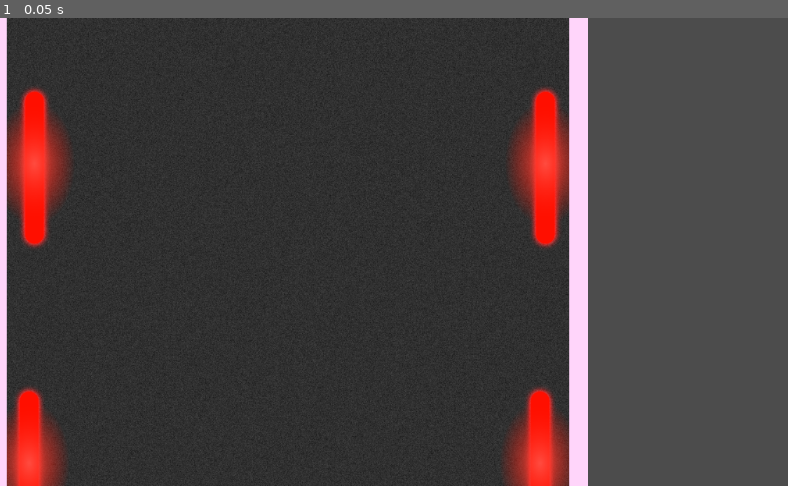
Above: before the commit, frame 1.
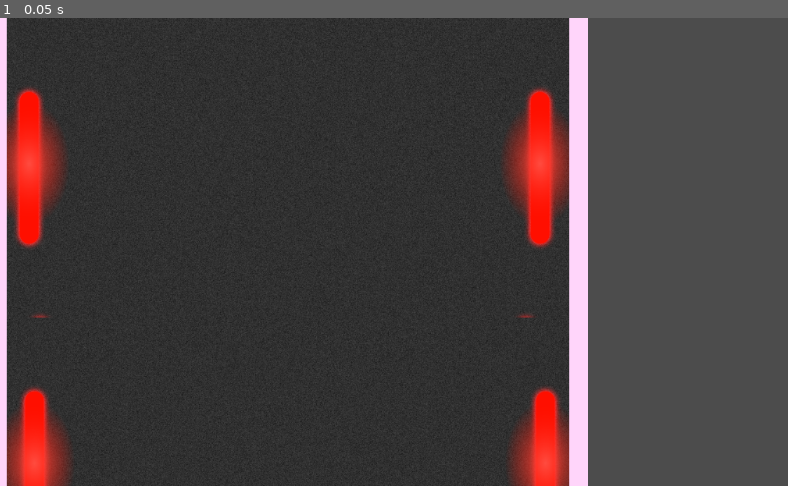
Above: after the commit, the same moment.

Repository: WeeIsFijn/LudumDare41
Game: Godot game, scene res://scenes/tracks/track02.tscn
Two runs of this game, one before a commit and one after it. Both use one fixed random seed, a clock stepped at 60 frames per second and the inputs below. This scene is started directly instead of the project's main scene.
Inputs:
- Up to frame 1 (0.05 s): no input

The runs differ from the first frame. In frame 1, 4.0% of the frame differs, in the area x 0-73%, y 2-100%.

Commit message:
Implement new tracks!

Diff:
--- a/src/PlayerCar.gd
+++ b/src/PlayerCar.gd
@@ -101,7 +101,9 @@
 	rotate(rotation_velocity * delta)
 
 	var safe = false
-	for overlapper in area.get_overlapping_areas():
+	print("overlapping")
+	print(str(area.get_overlapping_bodies()))
+	for overlapper in area.get_overlapping_bodies():
 		if overlapper.is_in_group("rode"):
 			safe = true
 	if not safe:
--- a/src/Roadtiles.tscn
+++ b/src/Roadtiles.tscn
@@ -6,6 +6,11 @@
 [ext_resource path="res://Road/RoadCornerBottomLeft.png" type="Texture" id=4]
 [ext_resource path="res://Road/RoadCornerBottomRight.png" type="Texture" id=5]
 [ext_resource path="res://Road/RoadCornerTopRight.png" type="Texture" id=6]
+
+[sub_resource type="RectangleShape2D" id=6]
+
+custom_solver_bias = 0.0
+extents = Vector2( 512, 512 )
 
 [node name="TileSetRoot" type="Node2D"]
 
@@ -17,17 +22,71 @@
 texture = ExtResource( 1 )
 _sections_unfolded = [ "Transform" ]
 
+[node name="StaticBody2D" type="StaticBody2D" parent="Asphalt_vertical2" index="0" groups=[
+"rode",
+]]
+
+input_pickable = false
+collision_layer = 1
+collision_mask = 1
+constant_linear_velocity = Vector2( 0, 0 )
+constant_angular_velocity = 0.0
+friction = 1.0
+bounce = 0.0
+
+[node name="CollisionShape2D" type="CollisionShape2D" parent="Asphalt_vertical2/StaticBody2D" index="0" groups=[
+"rode",
+]]
+
+shape = SubResource( 6 )
+
 [node name="Asphalt_horizontal2" type="Sprite" parent="." index="1"]
 
-position = Vector2( 128, 64 )
+position = Vector2( 64, 64 )
 texture = ExtResource( 2 )
 _sections_unfolded = [ "Offset", "Region", "Transform" ]
 
+[node name="StaticBody2D2" type="StaticBody2D" parent="Asphalt_horizontal2" index="0" groups=[
+"rode",
+]]
+
+input_pickable = false
+collision_layer = 1
+collision_mask = 1
+constant_linear_velocity = Vector2( 0, 0 )
+constant_angular_velocity = 0.0
+friction = 1.0
+bounce = 0.0
+
+[node name="CollisionShape2D" type="CollisionShape2D" parent="Asphalt_horizontal2/StaticBody2D2" index="0" groups=[
+"rode",
+]]
+
+shape = SubResource( 6 )
+
 [node name="Asphalt_corner_topleft" type="Sprite" parent="." index="2"]
 
-position = Vector2( -1216, 1408 )
+position = Vector2( -1216, 1344 )
 texture = ExtResource( 3 )
 _sections_unfolded = [ "Transform" ]
+
+[node name="StaticBody2D3" type="StaticBody2D" parent="Asphalt_corner_topleft" index="0" groups=[
+"rode",
+]]
+
+input_pickable = false
+collision_layer = 1
+collision_mask = 1
+constant_linear_velocity = Vector2( 0, 0 )
+constant_angular_velocity = 0.0
+friction = 1.0
+bounce = 0.0
+
+[node name="CollisionShape2D" type="CollisionShape2D" parent="Asphalt_corner_topleft/StaticBody2D3" index="0" groups=[
+"rode",
+]]
+
+shape = SubResource( 6 )
 
 [node name="Asphalt_corner_bottomleft" type="Sprite" parent="." index="3"]
 
@@ -35,12 +94,66 @@
 texture = ExtResource( 4 )
 _sections_unfolded = [ "Transform" ]
 
+[node name="StaticBody2D4" type="StaticBody2D" parent="Asphalt_corner_bottomleft" index="0" groups=[
+"rode",
+]]
+
+input_pickable = false
+collision_layer = 1
+collision_mask = 1
+constant_linear_velocity = Vector2( 0, 0 )
+constant_angular_velocity = 0.0
+friction = 1.0
+bounce = 0.0
+
+[node name="CollisionShape2D" type="CollisionShape2D" parent="Asphalt_corner_bottomleft/StaticBody2D4" index="0" groups=[
+"rode",
+]]
+
+shape = SubResource( 6 )
+
 [node name="Asphalt_corner_bottomright" type="Sprite" parent="." index="4"]
 
 position = Vector2( 64, 2624 )
 texture = ExtResource( 5 )
 
+[node name="StaticBody2D5" type="StaticBody2D" parent="Asphalt_corner_bottomright" index="0" groups=[
+"rode",
+]]
+
+input_pickable = false
+collision_layer = 1
+collision_mask = 1
+constant_linear_velocity = Vector2( 0, 0 )
+constant_angular_velocity = 0.0
+friction = 1.0
+bounce = 0.0
+
+[node name="CollisionShape2D" type="CollisionShape2D" parent="Asphalt_corner_bottomright/StaticBody2D5" index="0" groups=[
+"rode",
+]]
+
+shape = SubResource( 6 )
+
 [node name="Asphalt_corner_topright" type="Sprite" parent="." index="5"]
 
-position = Vector2( 64, 1408 )
+position = Vector2( 64, 1344 )
 texture = ExtResource( 6 )
+
+[node name="StaticBody2D6" type="StaticBody2D" parent="Asphalt_corner_topright" index="0" groups=[
+"rode",
+]]
+
+input_pickable = false
+collision_layer = 1
+collision_mask = 1
+constant_linear_velocity = Vector2( 0, 0 )
+constant_angular_velocity = 0.0
+friction = 1.0
+bounce = 0.0
+
+[node name="CollisionShape2D" type="CollisionShape2D" parent="Asphalt_corner_topright/StaticBody2D6" index="0" groups=[
+"rode",
+]]
+
+shape = SubResource( 6 )
--- a/src/TileSet.tres
+++ b/src/TileSet.tres
@@ -7,30 +7,10 @@
 [ext_resource path="res://Road/RoadStraightVertical.png" type="Texture" id=5]
 [ext_resource path="res://Road/RoadStraightHorizontal.png" type="Texture" id=6]
 
-[sub_resource type="ConvexPolygonShape2D" id=1]
+[sub_resource type="RectangleShape2D" id=6]
 
 custom_solver_bias = 0.0
-points = PoolVector2Array( 0, 380, 20, 310, 70, 270, 130, 260, 130, 380 )
-
-[sub_resource type="ConvexPolygonShape2D" id=2]
-
-custom_solver_bias = 0.0
-points = PoolVector2Array( 0, 380, 20, 310, 70, 270, 130, 260, 130, 380 )
-
-[sub_resource type="ConvexPolygonShape2D" id=3]
-
-custom_solver_bias = 0.0
-points = PoolVector2Array( 0, 380, 20, 310, 70, 270, 130, 260, 130, 380 )
-
-[sub_resource type="ConvexPolygonShape2D" id=4]
-
-custom_solver_bias = 0.0
-points = PoolVector2Array( 0, 380, 20, 310, 70, 270, 130, 260, 130, 380 )
-
-[sub_resource type="RectangleShape2D" id=5]
-
-custom_solver_bias = 0.0
-extents = Vector2( 60, 64 )
+extents = Vector2( 512, 512 )
 
 [resource]
 
@@ -61,8 +41,8 @@
 2/shapes = [ {
 "autotile_coord": Vector2( 0, 0 ),
 "one_way": false,
-"shape": SubResource( 1 ),
-"shape_transform": Transform2D( 1, 0, 0, 1, -2, -255 )
+"shape": SubResource( 6 ),
+"shape_transform": Transform2D( 1, 0, 0, 1, 512, 512 )
 } ]
 3/name = "Asphalt_corner_bottomleft"
 3/texture = ExtResource( 2 )
@@ -75,8 +55,8 @@
 3/shapes = [ {
 "autotile_coord": Vector2( 0, 0 ),
 "one_way": false,
-"shape": SubResource( 2 ),
-"shape_transform": Transform2D( 9.65599e-07, -1, 1, 9.65599e-07, -254.244, 131.482 )
+"shape": SubResource( 6 ),
+"shape_transform": Transform2D( 1, 0, 0, 1, 512, 512 )
 } ]
 4/name = "Asphalt_corner_bottomright"
 4/texture = ExtResource( 3 )
@@ -89,8 +69,8 @@
 4/shapes = [ {
 "autotile_coord": Vector2( 0, 0 ),
 "one_way": false,
-"shape": SubResource( 3 ),
-"shape_transform": Transform2D( -1, 2.53518e-06, -2.53518e-06, -1, 450.248, 956.678 )
+"shape": SubResource( 6 ),
+"shape_transform": Transform2D( 1, 0, 0, 1, 512, 512 )
 } ]
 5/name = "Asphalt_corner_topright"
 5/texture = ExtResource( 4 )
@@ -103,8 +83,8 @@
 5/shapes = [ {
 "autotile_coord": Vector2( 0, 0 ),
 "one_way": false,
-"shape": SubResource( 4 ),
-"shape_transform": Transform2D( -3.61999e-06, 1, -1, -3.61999e-06, 702.704, 316.723 )
+"shape": SubResource( 6 ),
+"shape_transform": Transform2D( 1, 0, 0, 1, 512, 512 )
 } ]
 6/name = "Asphalt_vertical2"
 6/texture = ExtResource( 5 )
@@ -117,8 +97,8 @@
 6/shapes = [ {
 "autotile_coord": Vector2( 0, 0 ),
 "one_way": false,
-"shape": SubResource( 5 ),
-"shape_transform": Transform2D( 1, 0, 0, 1, 128, 128 )
+"shape": SubResource( 6 ),
+"shape_transform": Transform2D( 1, 0, 0, 1, 512, 512 )
 } ]
 7/name = "Asphalt_horizontal2"
 7/texture = ExtResource( 6 )
@@ -131,6 +111,6 @@
 7/shapes = [ {
 "autotile_coord": Vector2( 0, 0 ),
 "one_way": false,
-"shape": SubResource( 5 ),
-"shape_transform": Transform2D( -3.61999e-06, 1, -1, -3.61999e-06, 384, 129 )
+"shape": SubResource( 6 ),
+"shape_transform": Transform2D( 1, 0, 0, 1, 512, 512 )
 } ]
--- a/src/scenes/tracks/track01.tscn
+++ b/src/scenes/tracks/track01.tscn
@@ -2,7 +2,7 @@
 
 [ext_resource path="res://TileSet.tres" type="TileSet" id=1]
 
-[node name="Track" type="Node2D"]
+[node name="Track" type="Node2D" index="0"]
 
 [node name="Spawn" type="Node2D" parent="." index="0"]
 
@@ -15,14 +15,16 @@
 
 [node name="Checkpoint" type="Node2D" parent="." index="2"]
 
-position = Vector2( 3458.77, 2692.79 )
+position = Vector2( 1911.07, 5716.44 )
 
-[node name="TileMap" type="TileMap" parent="." index="3"]
+[node name="TileMap" type="TileMap" parent="." index="3" groups=[
+"rode",
+]]
 
 scale = Vector2( 0.75, 0.75 )
 mode = 0
 tile_set = ExtResource( 1 )
-cell_size = Vector2( 512, 512 )
+cell_size = Vector2( 1024, 1024 )
 cell_quadrant_size = 16
 cell_custom_transform = Transform2D( 1, 0, 0, 1, 0, 0 )
 cell_half_offset = 2
@@ -36,27 +38,5 @@
 collision_mask = 1
 occluder_light_mask = 1
 format = 1
-tile_data = PoolIntArray( 0, 2, 0, 2, 7, 0, 4, 7, 0, 6, 7, 0, 8, 5, 0, 131072, 6, 0, 131080, 6, 0, 262144, 6, 0, 262152, 6, 0, 393216, 6, 0, 393224, 6, 0, 524288, 3, 0, 524290, 7, 0, 524292, 7, 0, 524294, 7, 0, 524296, 4, 0 )
+tile_data = PoolIntArray( -262144, 2, 0, -262143, 7, 0, -262142, 7, 0, -262141, 7, 0, -262140, 7, 0, -262139, 7, 0, -262138, 7, 0, -262137, 7, 0, -262136, 7, 0, -262135, 7, 0, -262134, 5, 0, -196608, 6, 0, -196598, 6, 0, -131072, 6, 0, -131070, 2, 0, -131069, 7, 0, -131068, 7, 0, -131067, 7, 0, -131066, 7, 0, -131065, 7, 0, -131064, 7, 0, -131063, 7, 0, -131062, 4, 0, -65536, 6, 0, -65534, 6, 0, 0, 6, 0, 2, 6, 0, 65536, 6, 0, 65538, 6, 0, 131072, 6, 0, 131074, 6, 0, 196608, 6, 0, 196610, 6, 0, 262144, 6, 0, 262146, 6, 0, 327680, 6, 0, 327682, 6, 0, 393216, 6, 0, 393218, 6, 0, 458752, 6, 0, 458754, 6, 0, 524288, 3, 0, 524289, 7, 0, 524290, 4, 0 )
 _sections_unfolded = [ "Cell", "Transform", "Visibility" ]
-__meta__ = {
-"_edit_lock_": true
-}
-
-[node name="Area2D" type="Area2D" parent="TileMap" index="0" groups=[
-"rode",
-]]
-
-input_pickable = true
-gravity_vec = Vector2( 0, 1 )
-gravity = 98.0
-linear_damp = 0.1
-angular_damp = 1.0
-audio_bus_override = false
-audio_bus_name = "Master"
-
-[node name="CollisionPolygon2D" type="CollisionPolygon2D" parent="TileMap/Area2D" index="0"]
-
-position = Vector2( -22.014, 10.1201 )
-scale = Vector2( 7.97926, 7.97927 )
-build_mode = 0
-polygon = PoolVector2Array( 0.397542, 518.74, 1.69442, 107.625, 17.2571, 53.1553, 62.6484, 15.5454, 111.93, 3.8734, 533.421, 2.5765, 582.703, 16.8423, 617.719, 49.2647, 637.172, 93.359, 637.172, 518.74, 624.203, 577.1, 598.265, 610.819, 529.53, 639.351, 93.7738, 638.054, 31.523, 604.335, 4.28821, 553.756, 130.087, 513.552, 508.78, 513.552, 511.373, 128.375, 126.196, 127.078, 127.493, 505.771, 0.397542, 542.084 )
--- a/src/scenes/tracks/track02.tscn
+++ b/src/scenes/tracks/track02.tscn
@@ -2,9 +2,11 @@
 
 [ext_resource path="res://TileSet.tres" type="TileSet" id=1]
 
-[node name="Track" type="Node2D" index="0"]
+[node name="Track" type="Node2D"]
 
-[node name="TileMap" type="TileMap" parent="." index="0"]
+[node name="TileMap" type="TileMap" parent="." index="0" groups=[
+"rode",
+]]
 
 scale = Vector2( 0.75, 0.75 )
 mode = 0
@@ -23,7 +25,7 @@
 collision_mask = 1
 occluder_light_mask = 1
 format = 1
-tile_data = PoolIntArray( -524288, 6, 0, -458752, 6, 0, -393216, 6, 0, -327680, 6, 0, -262144, 6, 0, -196608, 6, 0, -131072, 6, 0, -65536, 6, 0, 0, 6, 0, 131072, 6, 0, 262144, 3, 0 )
+tile_data = PoolIntArray( -786436, 2, 0, -786434, 7, 0, -851968, 7, 0, -851966, 7, 0, -851964, 7, 0, -851962, 5, 0, -655364, 6, 0, -720890, 6, 0, -524298, 2, 0, -524296, 7, 0, -524294, 7, 0, -524292, 4, 0, -589818, 6, 0, -393226, 6, 0, -458746, 6, 0, -262154, 3, 0, -262152, 7, 0, -262150, 7, 0, -262148, 7, 0, -262146, 7, 0, -327680, 5, 0, -327674, 6, 0, -196608, 6, 0, -196604, 2, 0, -196602, 4, 0, -131072, 6, 0, -65536, 6, 0, -65532, 6, 0, 65536, 6, 0, 65540, 6, 0, 262136, 2, 0, 262138, 7, 0, 262140, 7, 0, 262142, 7, 0, 196608, 4, 0, 196612, 3, 0, 196614, 7, 0, 196616, 7, 0, 196618, 7, 0, 196620, 5, 0, 393208, 6, 0, 327692, 6, 0, 524280, 3, 0, 524282, 7, 0, 524284, 7, 0, 524286, 7, 0, 458752, 7, 0, 458754, 7, 0, 458756, 7, 0, 458758, 7, 0, 458760, 7, 0, 458762, 7, 0, 458764, 4, 0 )
 _sections_unfolded = [ "Cell", "Transform" ]
 
 [node name="Spawn" type="Node2D" parent="." index="1"]
@@ -32,8 +34,8 @@
 
 [node name="Finish" type="Node2D" parent="." index="2"]
 
-position = Vector2( 382.139, 993.561 )
+position = Vector2( 363.255, 351.5 )
 
 [node name="Checkpoint" type="Node2D" parent="." index="3"]
 
-position = Vector2( 6563.23, 1538.11 )
+position = Vector2( 4975, 2289.53 )
Not shown: 1 places in src/Roadtiles.tscn that only renumber resources
Not shown: 1 places in src/TileSet.tres that only renumber resources
